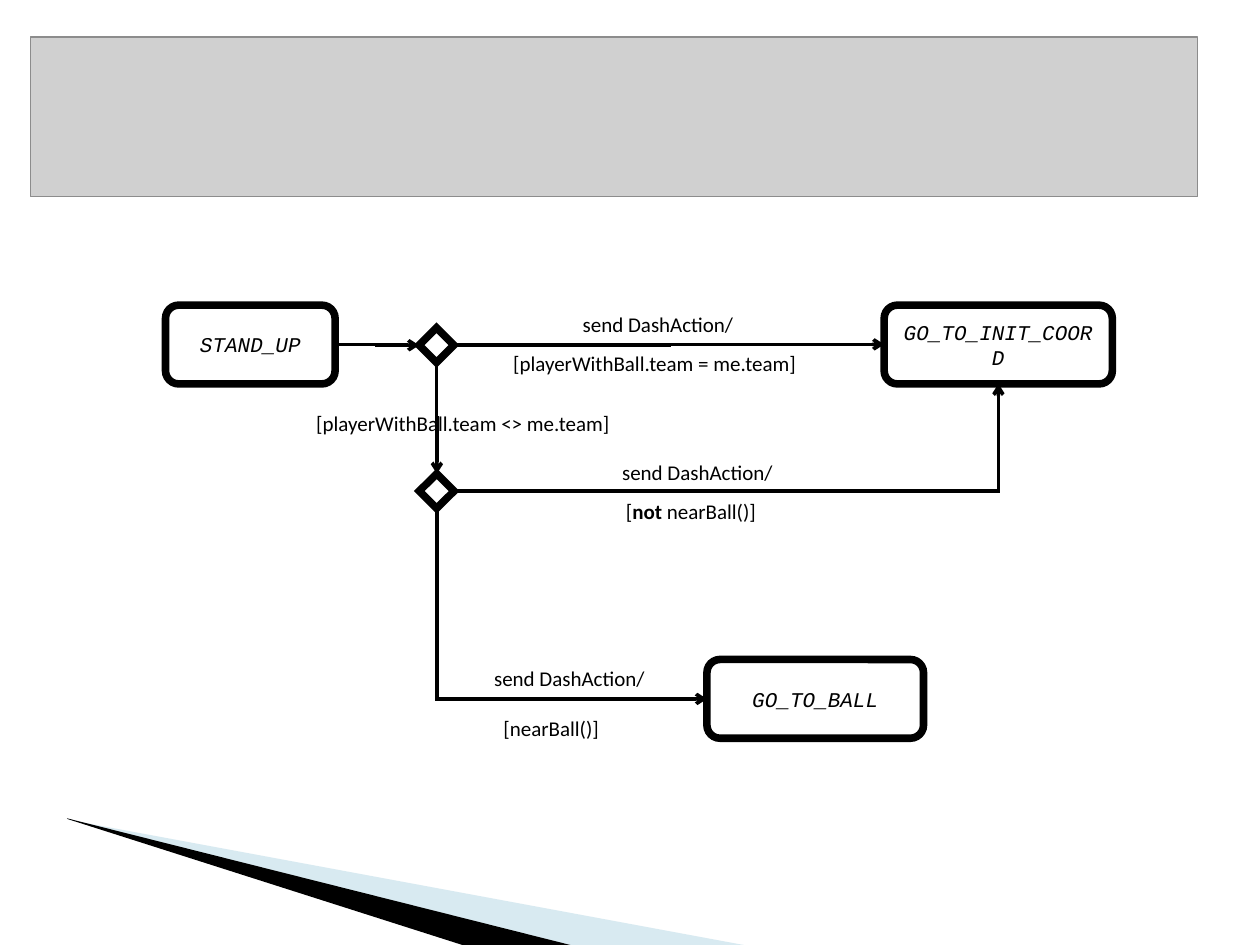
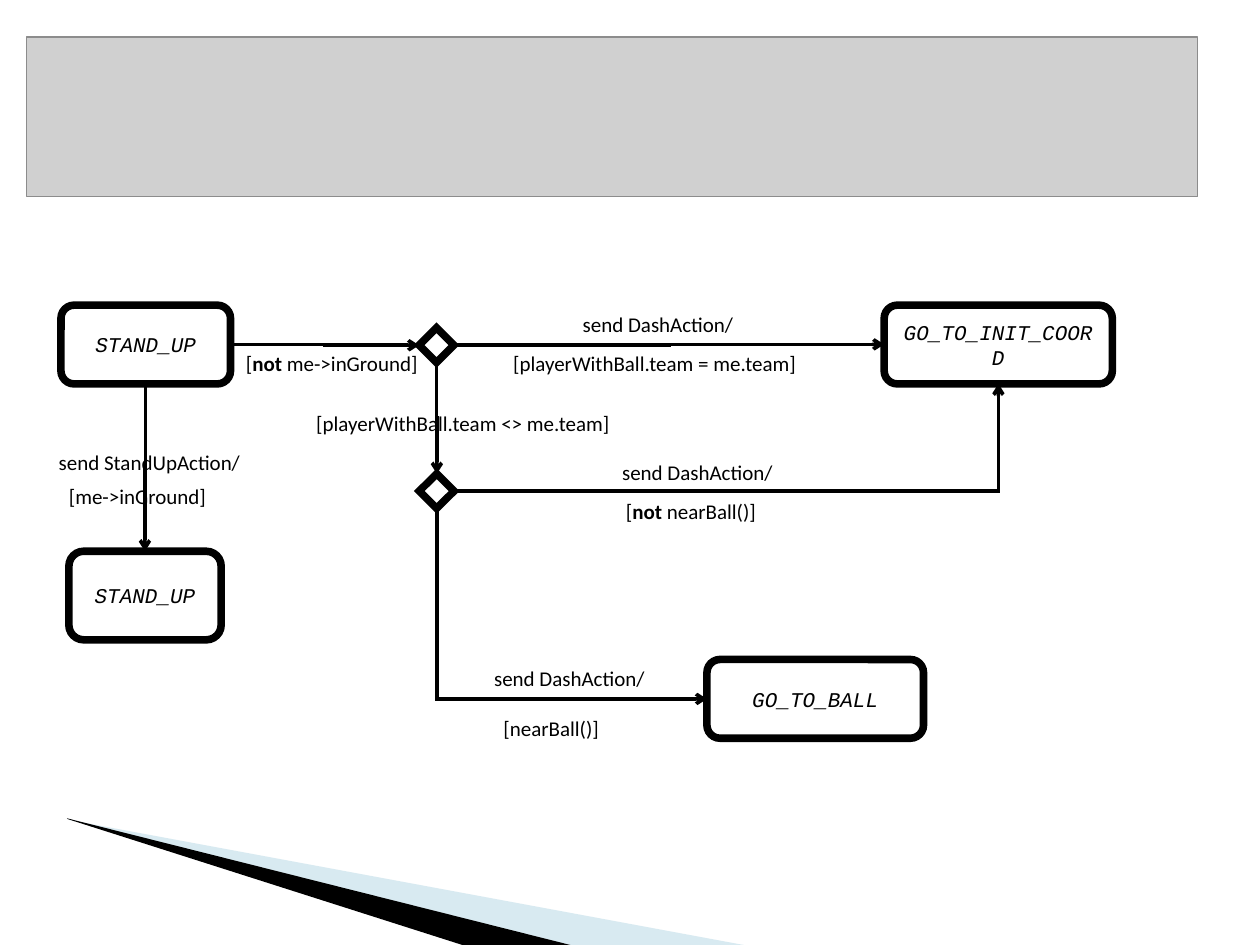
Before and after one commit to krishprince/rollerslam, a slide deck: slide 17 of docs/PresentationAgentes.ppt (slide 13 before the commit). Drawn at 1260x945 pixels with LibreOffice and Linux fonts; fonts in the diff are those of the drawing; grey boxes stand for pictures; background and template pictures are left out. Boxes give left, top, right and bottom in pixels: in the first picture for what was removed or moved away, otherwise in the second. Text is boxed around its words. In the diff, an @@ line names an element or a change of style, - is before the commit and + after.

```diff
--- a/docs/PresentationAgentes.ppt
+++ b/docs/PresentationAgentes.ppt
@@ picture: place and size @@
-picture at [30,37,1198,197]
+picture at [26,37,1197,197]
@@ rounded rectangle "STAND_UP": place and size @@
-rounded rectangle "STAND_UP" at [165,305,335,383]
+rounded rectangle "STAND_UP" at [60,305,231,383]
@@ elbow arrow moved from (335, 344) - (420, 345) to (231, 344) - (420, 345) @@
@@ text added at [246,356,418,374], 12 pt, text #000000 @@
+[not me->inGround]
@@ elbow arrow added from (146, 384) to (145, 552), #000000 2.01 pt @@
@@ text added at [59,452,240,476], 12 pt, text #000000 @@
+send StandUpAction/
@@ text added at [69,487,206,511], 12 pt, text #000000 @@
+[me->inGround]
@@ rounded rectangle added at [69,552,222,640], fill #FFFFFF, outline #000000 4.34 pt, 12 pt, text #000000, italic @@
+STAND_UP
```
Also in this commit, not shown: 16 other slides changed, 9 slides added, 2 slides removed.
